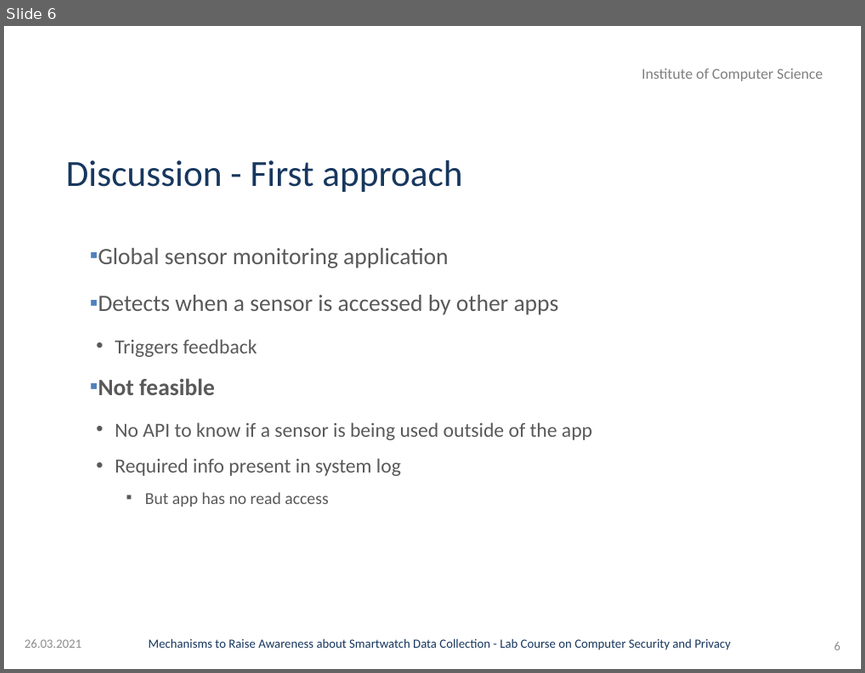
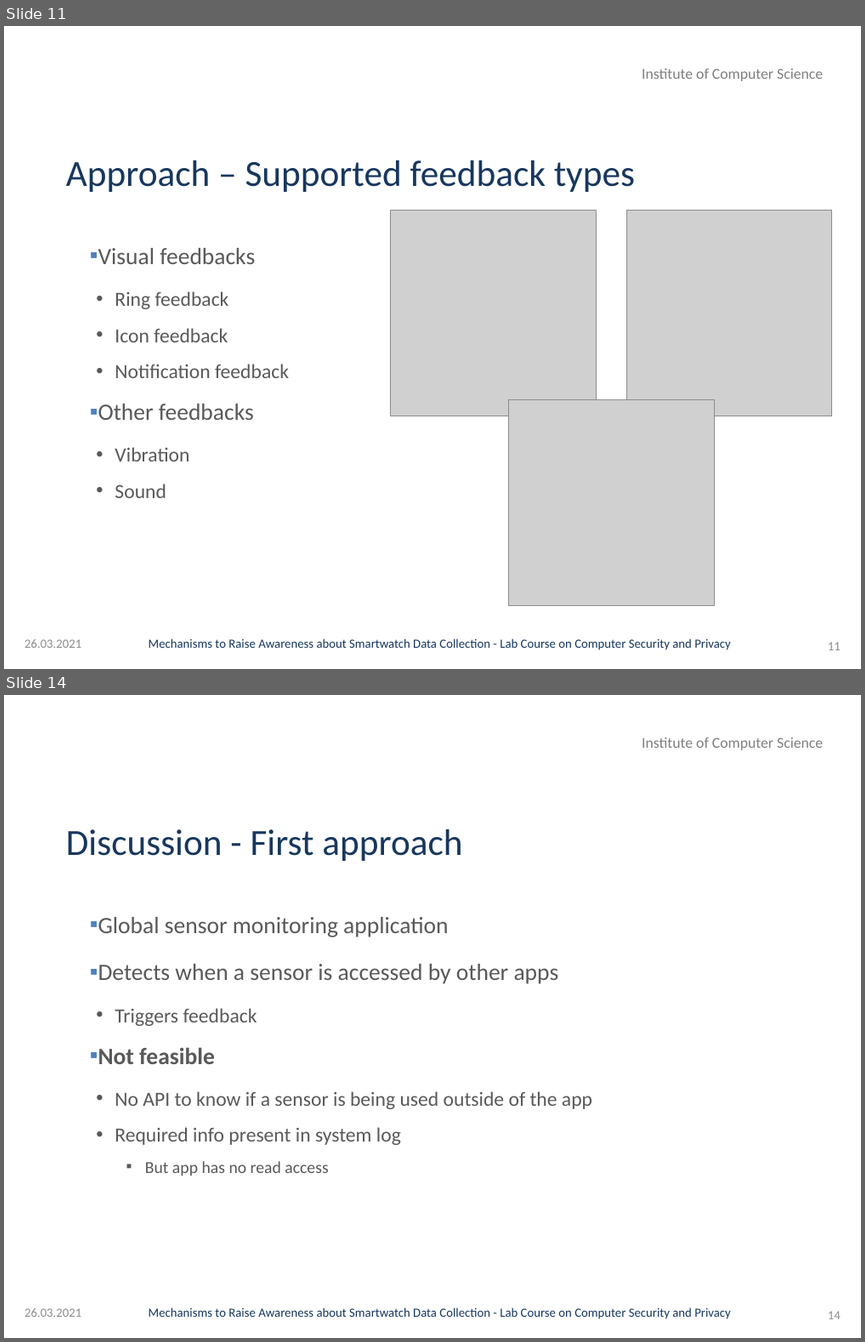
Before and after one commit to GAUG-Contributions/Practical_Course_Computer_Security_and_Privacy, a slide deck: Presentation/Presentation.pptx. Shown one above the other, each under a label of ours: slide 6 before the commit, slides 11 and 14 after it; the slides between them are not shown. The pictures are 865x673 and 865x1342 pixels, drawn with LibreOffice and Linux fonts; fonts in the diff are those of the drawing; grey boxes stand for pictures; background and template pictures are left out. Boxes give left, top, right and bottom in pixels: in the first picture for what was removed or moved away, otherwise in the second. Text is boxed around its words. In the diff, an @@ line names an element or a change of style, - is before the commit and + after.

```diff
--- a/Presentation/Presentation.pptx
+++ b/Presentation/Presentation.pptx
@@ slide 11 added at box(4, 26, 861, 669), background picture (left out); not listed: 2 template elements that a slide beside it also shows @@
@@ title added at box(66, 160, 635, 192), 44 pt, text #17375E @@
+Approach – Supported feedback types
@@ picture added at box(390, 210, 596, 416) @@
@@ picture added at box(626, 210, 832, 416) @@
@@ text added at box(98, 248, 289, 498), 24 pt, text #595959 @@
+▪ Visual feedbacks
+  • Ring feedback
+  • Icon feedback
+  • Notification feedback
+▪ Other feedbacks
+  • Vibration
+  • Sound
@@ picture added at box(508, 399, 714, 605) @@
@@ text added at box(24, 639, 81, 647), 15 pt, text #8C8C8C @@
+26.03.2021
@@ page number added at box(828, 641, 840, 650), 15 pt, text #8C8C8C @@
+11
@@ what was slide 6 is now slide 14 @@
@@ page number at box(828, 1310, 840, 1319): text changed @@
-6
+14
```
Also in this commit, not shown: 2 slides changed, 7 other slides added, 2 other files.
